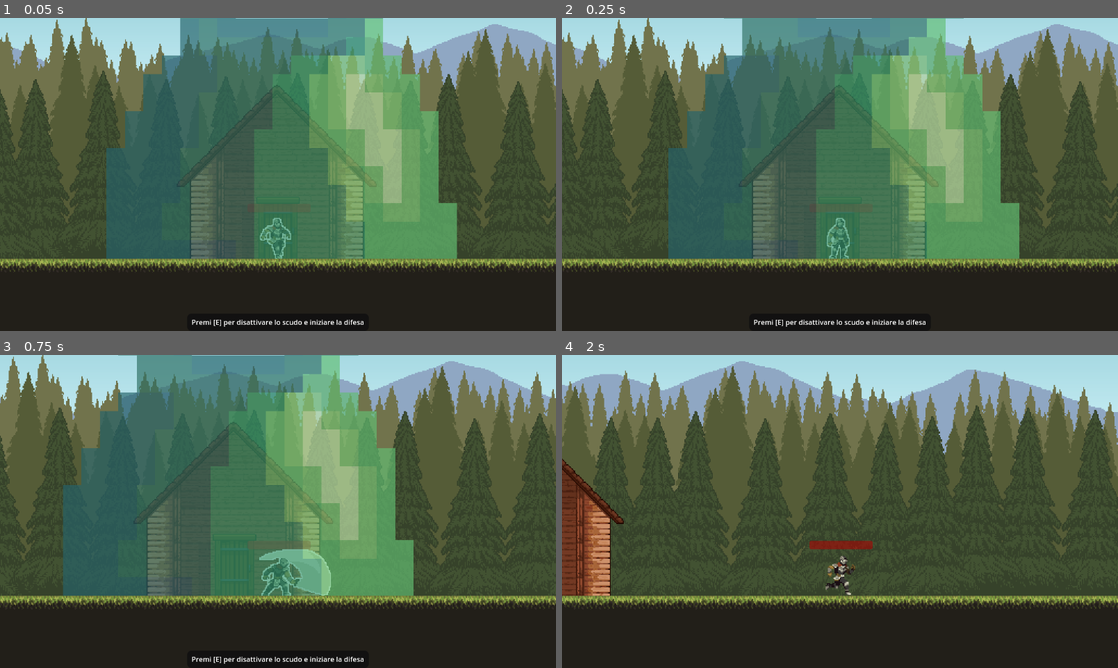
Above: before the commit, frames 1-4 (two rows, left to right).
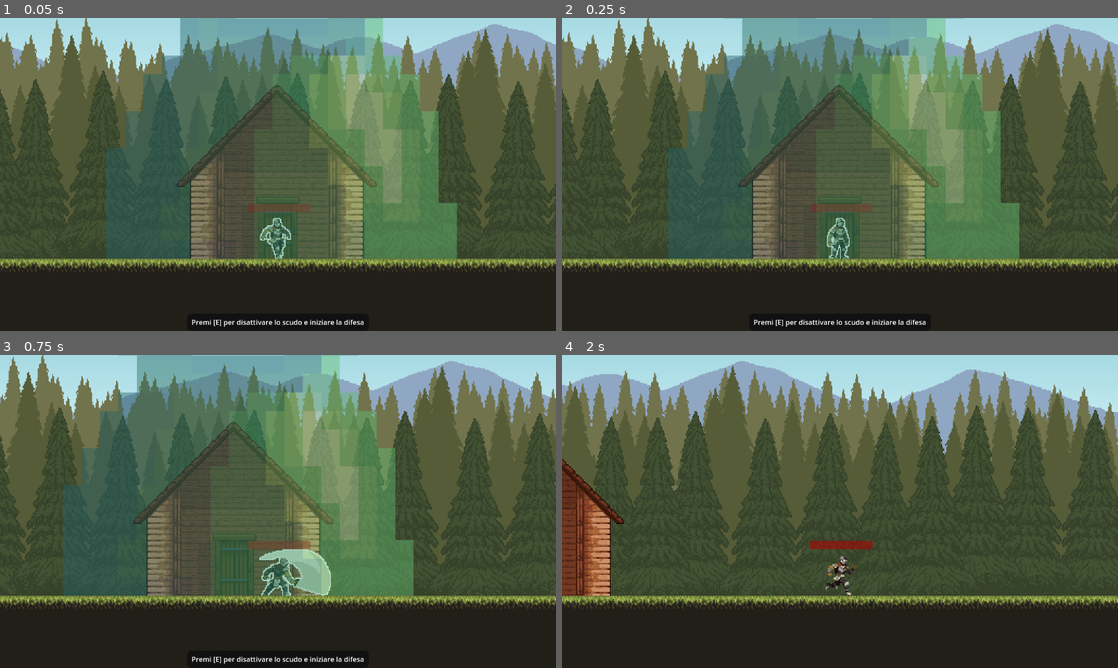
Above: after the commit, the same moments.

Repository: ON1VAS/tesiUni2025
Game: Godot game, scene res://scene/game.tscn
Same seed, same stepped clock (60 frames per second), same inputs: the game is played once before the commit and once after it. The project has no main scene, so this scene is started directly.
Inputs:
- Up to frame 1 (0.05 s): no input
- Up to frame 2 (0.25 s): no input
- Up to frame 3 (0.75 s): tap Enter at 0.5 s; hold D (ui_right) from 0.53 s (still down); tap K (attackfast) at 0.6 s
- Up to frame 4 (2 s): keep holding D (ui_right); tap E (ui_accept) at 0.77, 1.52 s; tap L (attackpesant) at 1.35 s

The runs differ from the first frame. In frame 1, 14% of the frame differs, in the area x 29-83%, y 0-77%; in frame 2, 14%; in frame 3, 14%, in the area x 21-75%, y 0-77%; in frame 4, nothing differs.

Commit message:
sistemate alcune cose

Diff:
--- a/scene/game.tscn
+++ b/scene/game.tscn
@@ -3268,18 +3268,6 @@
 
 [sub_resource type="Animation" id="Animation_0lu6w"]
 length = 0.001
-tracks/0/type = "value"
-tracks/0/imported = false
-tracks/0/enabled = true
-tracks/0/path = NodePath("scudo:modulate")
-tracks/0/interp = 1
-tracks/0/loop_wrap = true
-tracks/0/keys = {
-"times": PackedFloat32Array(0),
-"transitions": PackedFloat32Array(1),
-"update": 0,
-"values": [Color(1, 1, 1, 1)]
-}
 
 [sub_resource type="Animation" id="Animation_ve786"]
 resource_name = "dissolvenza"
@@ -3296,10 +3284,26 @@
 "values": [Color(1, 1, 1, 0.666667), Color(1, 1, 1, 0)]
 }
 
+[sub_resource type="Animation" id="Animation_i6gbm"]
+resource_name = "dissolvenza_inv"
+tracks/0/type = "value"
+tracks/0/imported = false
+tracks/0/enabled = true
+tracks/0/path = NodePath("scudo:modulate")
+tracks/0/interp = 1
+tracks/0/loop_wrap = true
+tracks/0/keys = {
+"times": PackedFloat32Array(0, 1),
+"transitions": PackedFloat32Array(1, 1),
+"update": 0,
+"values": [Color(1, 1, 1, 0), Color(1, 1, 1, 0.666667)]
+}
+
 [sub_resource type="AnimationLibrary" id="AnimationLibrary_i6gbm"]
 _data = {
 &"RESET": SubResource("Animation_0lu6w"),
-&"dissolvenza": SubResource("Animation_ve786")
+&"dissolvenza": SubResource("Animation_ve786"),
+&"dissolvenza_inv": SubResource("Animation_i6gbm")
 }
 
 [sub_resource type="CircleShape2D" id="CircleShape2D_ve786"]
@@ -3380,6 +3384,7 @@
 scale = Vector2(17, 17)
 
 [node name="scudo" type="AnimatedSprite2D" parent="Area2Dscudo"]
+modulate = Color(1, 1, 1, 0.666667)
 self_modulate = Color(1, 1, 1, 0.666667)
 texture_filter = 1
 sprite_frames = SubResource("SpriteFrames_ux4dc")
--- a/scene/hub_map.tscn
+++ b/scene/hub_map.tscn
@@ -6241,7 +6241,6 @@
 [node name="ParallaxBackground" type="ParallaxBackground" parent="."]
 
 [node name="Sprite2D" type="Sprite2D" parent="ParallaxBackground"]
-modulate = Color(0.606477, 0.39443, 0.467448, 1)
 texture_filter = 1
 position = Vector2(660, 245)
 scale = Vector2(3.7261, 3.7261)
--- a/script/enemy_spawner.gd
+++ b/script/enemy_spawner.gd
@@ -8,13 +8,11 @@
 var current_enemies: int = 0
 
 func _ready():
-	$Timer.wait_time = spawn_interval
+	$Timer.wait_time = spawn_interval #fa il preload dei nemici e li aggiunge all'array
 	enemies.append(preload("res://scene/ape.tscn"))
 	enemies.append(preload("res://scene/golem.tscn"))
 	enemies.append(preload("res://scene/chinghiale.tscn"))
 	enemies.append(preload("res://scene/slime.tscn"))
-
-
 
 
 func _on_timer_timeout() -> void:
Not shown: 1 places in scene/game.tscn that only renumber resources
